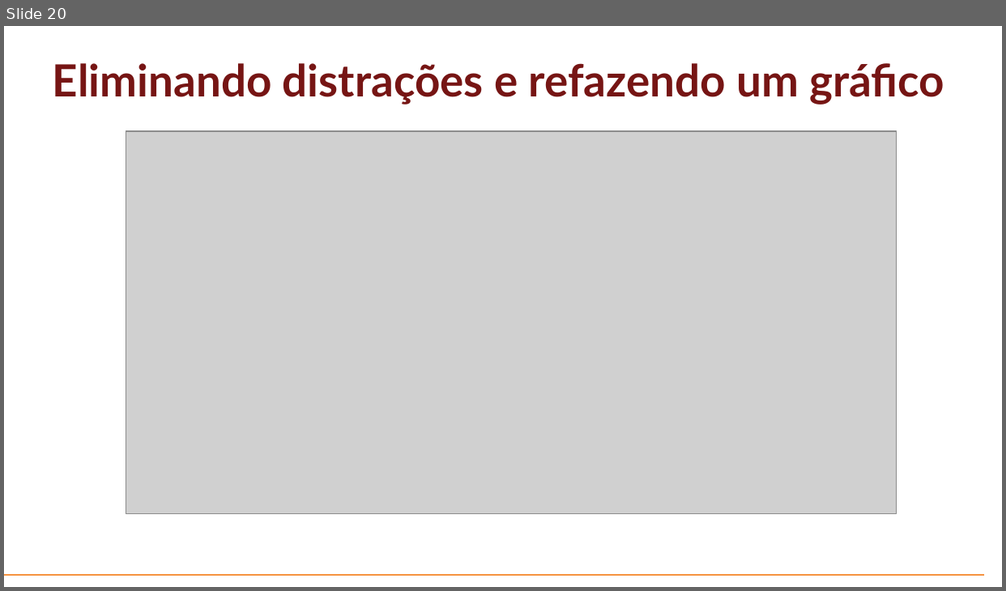
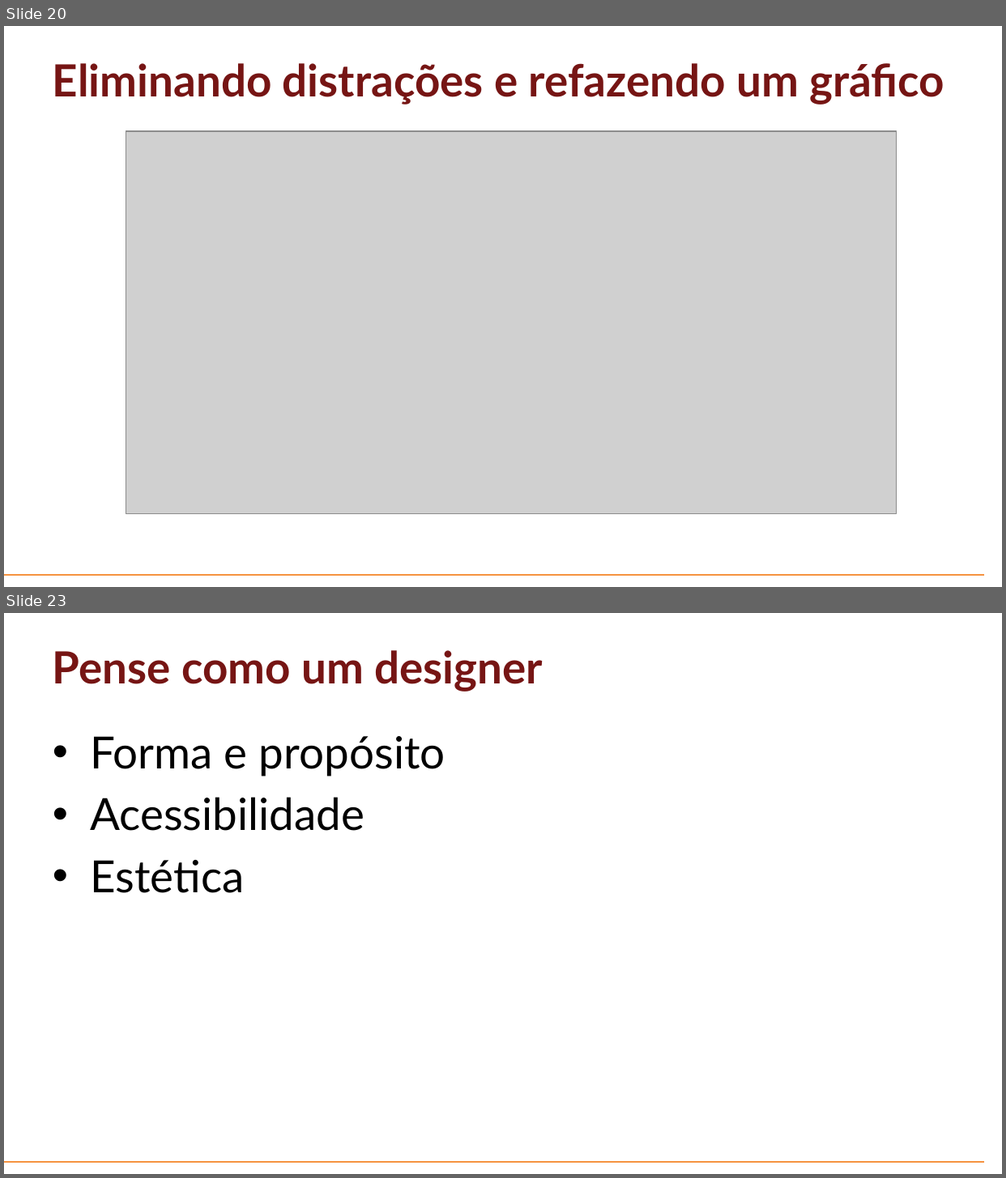
Before and after one commit to mikael04/aulas-profortec-datavis, a slide deck: Aulas/Aula-02-Proj-Vis-Dados.pptx. Shown one above the other, each under a label of ours: slide 20 before the commit, slides 20 and 23 after it; the slides between them are not shown. The pictures are 1006x591 and 1006x1178 pixels, drawn with LibreOffice and Linux fonts; fonts in the diff are those of the drawing; grey boxes stand for pictures; background and template pictures are left out. Boxes give left, top, right and bottom in pixels: in the first picture for what was removed or moved away, otherwise in the second. Text is boxed around its words. In the diff, an @@ line names an element or a change of style, - is before the commit and + after.

```diff
--- a/Aulas/Aula-02-Proj-Vis-Dados.pptx
+++ b/Aulas/Aula-02-Proj-Vis-Dados.pptx
@@ slide 23 added at box(4, 613, 1002, 1174), background #FFFFFF; not listed: 1 template element that a slide beside it also shows @@
@@ title added at box(53, 650, 543, 692), 32 pt, text #761514, bold @@
+Pense como um designer
@@ text added at box(90, 736, 445, 893), 32 pt, text #000000 @@
+• Forma e propósito
+• Acessibilidade
+• Estética
```
Also in this commit, not shown: 5 other slides added, 3 slides removed, 2 other files.
